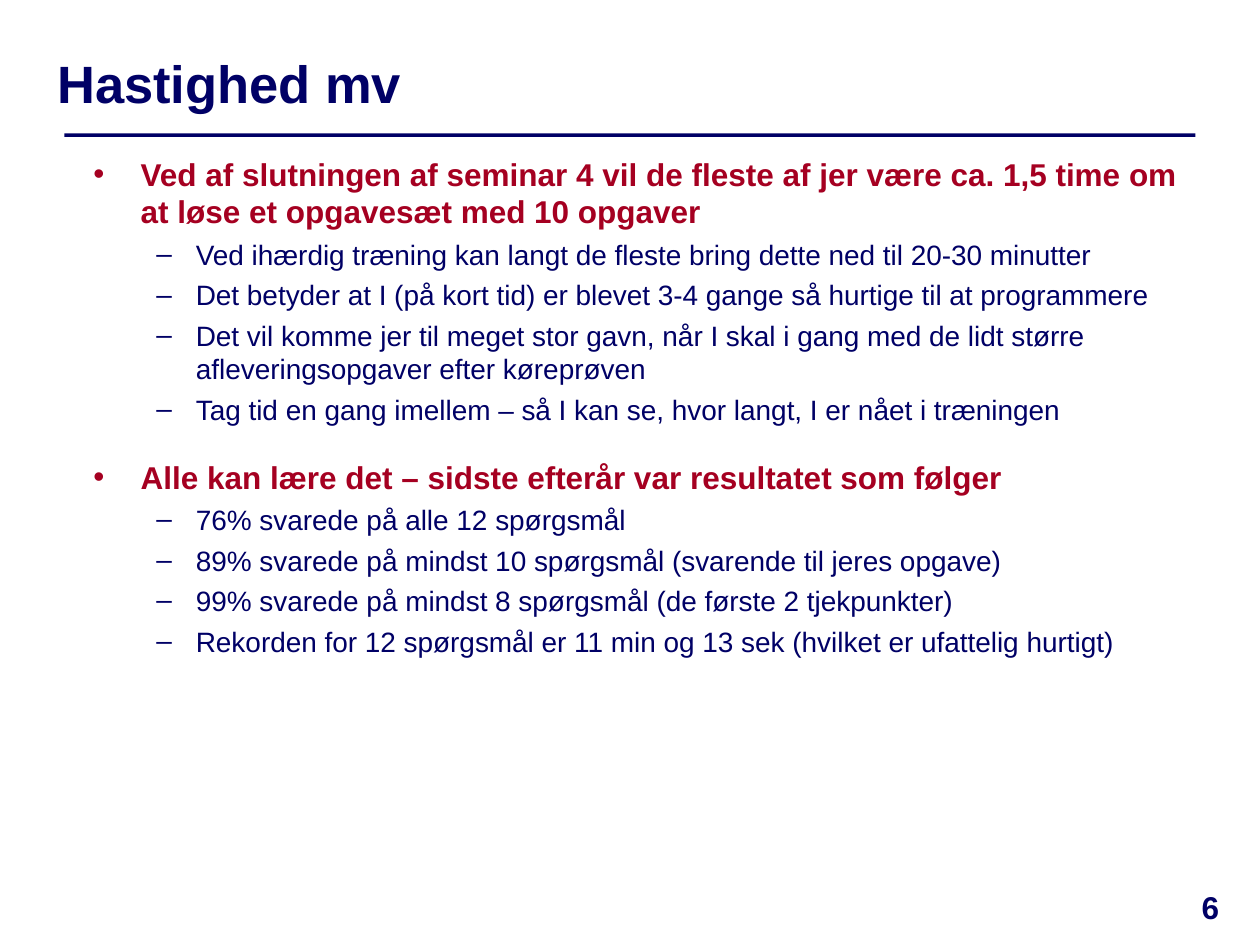
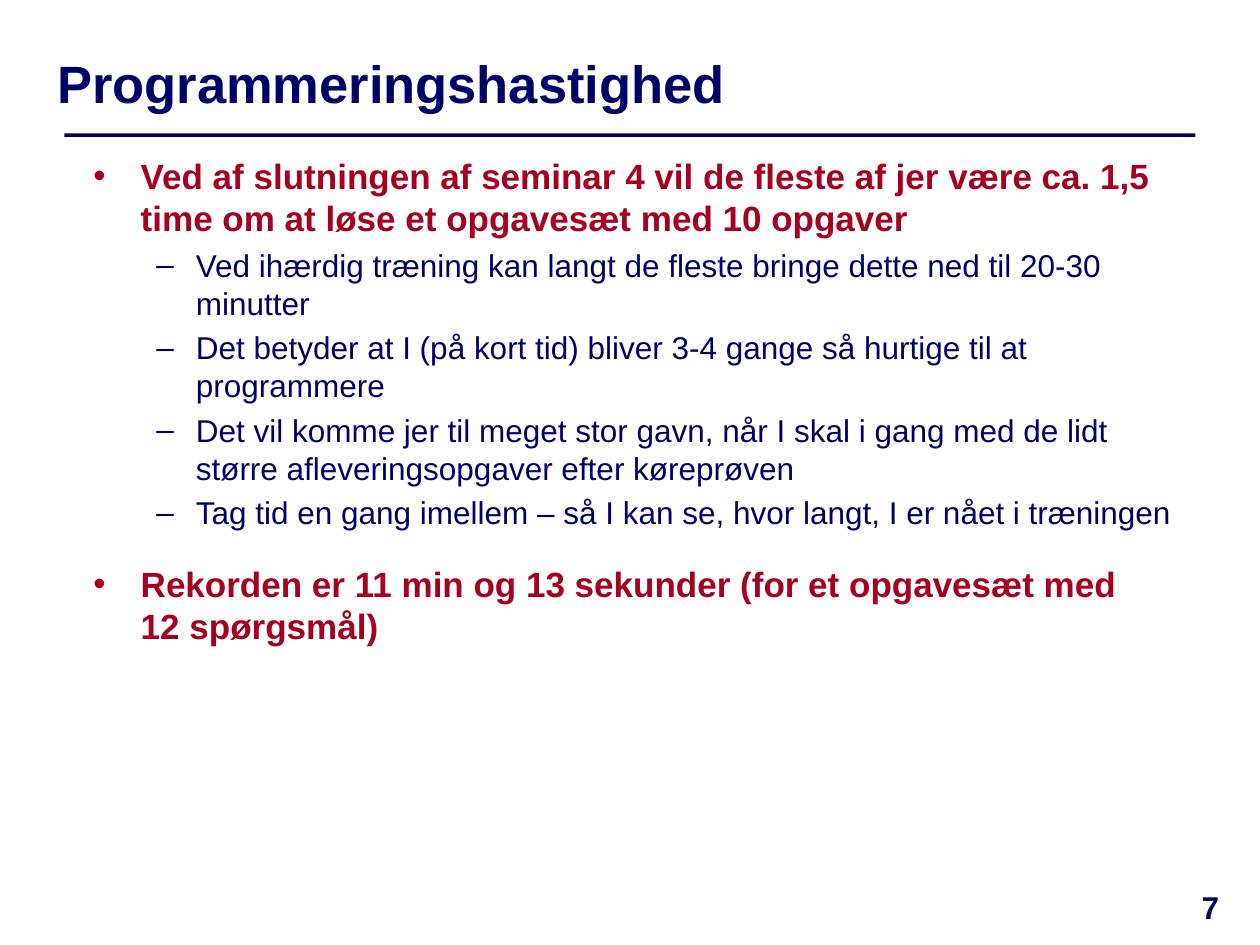
Before and after one commit to IntProgAU/Materiale, a slide deck: slide 7 of web/g22/status/Køreprøven.pptx (slide 6 before the commit). Drawn at 1260x945 pixels with LibreOffice and Linux fonts; fonts in the diff are those of the drawing. Boxes give left, top, right and bottom in pixels: in the first picture for what was removed or moved away, otherwise in the second. Text is boxed around its words. In the diff, an @@ line names an element or a change of style, - is before the commit and + after.

```diff
--- a/web/g22/status/Køreprøven.pptx
+++ b/web/g22/status/Køreprøven.pptx
@@ title at box(57, 65, 724, 114): text changed @@
-Hastighed mv
+Programmeringshastighed
@@ text at box(141, 163, 1171, 530): size 18 to 20 pt in "Ved af slutningen af seminar 4 vil ..."; size 16 to 18 pt in "Det vil komme jer til meget stor ...", "Tag tid en gang imellem – så ..." @@
@@ text at box(196, 254, 1101, 403): text changed; size 16 to 18 pt @@
-  – Ved ihærdig træning kan langt de fleste bring dette ned til 20-30 minutter
-  – Det betyder at I (på kort tid) er blevet 3-4 gange så hurtige til at programmere
+  – Ved ihærdig træning kan langt de fleste bringe dette ned til 20-30 minutter
+  – Det betyder at I (på kort tid) bliver 3-4 gange så hurtige til at programmere
@@ text at box(141, 571, 1116, 646): text changed; size 16 to 20 pt; text colour #000066 to #A50021; bold on @@
-  • Alle kan lære det – sidste efterår var resultatet som følger
-  – 76% svarede på alle 12 spørgsmål
-  – 89% svarede på mindst 10 spørgsmål (svarende til jeres opgave)
-  – 99% svarede på mindst 8 spørgsmål (de første 2 tjekpunkter)
-  – Rekorden for 12 spørgsmål er 11 min og 13 sek (hvilket er ufattelig hurtigt)
+  • Rekorden er 11 min og 13 sekunder (for et opgavesæt med
+    12 spørgsmål)
@@ page number at box(1202, 897, 1220, 919): text changed @@
-6
+7
```
Also in this commit, not shown: 4 other slides changed, 2 slides added, 1 slide removed, 7 other files.
